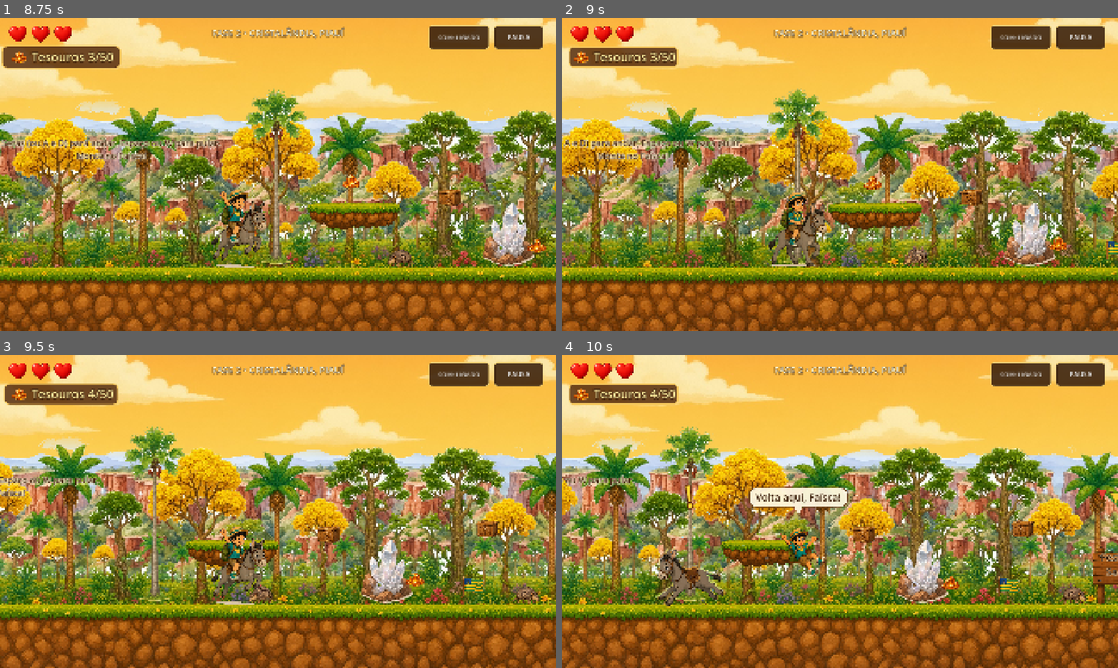
Above: before the commit, frames 1-4 (two rows, left to right).
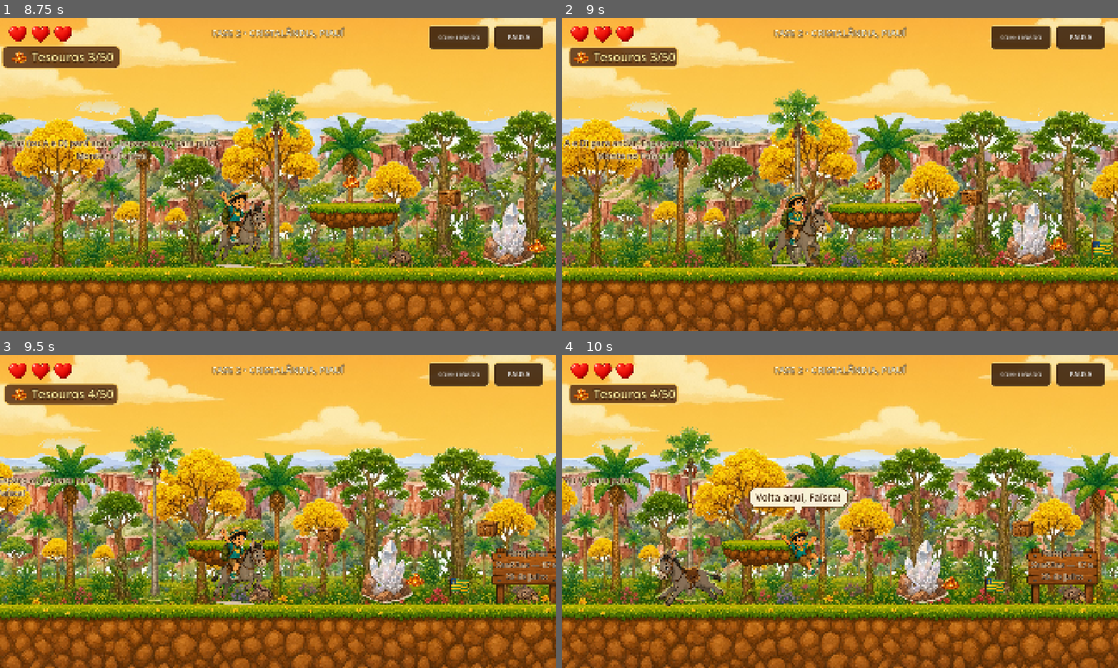
Above: after the commit, the same moments.

Repository: cristianodias920/tesouros-do-nordeste
Game: Godot game, scene res://scenes/Fase2_Cristalandia.tscn
The game is run twice, just before and just after one commit, with the same random seed, the same clock (stepped at 60 frames per second) and the same inputs. This scene is started directly instead of the project's main scene. Sound files missing from this copy of the repository are replaced by a short silence.
Inputs (mouse positions are in pixels of both pictures, inside the frame that each line leads up to):
- Up to frame 1 (8.75 s): click "SOM: LIGADO" at 0.5 s; click "PAUSA" at 1.25 s; click (378, 74) at 2 s; tap C (poder) at 2.75, 3.5, 3.6, 4.25, 5, 5.75, 5.85, 6.5, 8.1 s; move the mouse to (250, 237) at 2.77 s; hold Right (move_right) 2.78-4.28 s; tap X (action) at 2.85, 5.1, 7.35 s; click (250, 237) at 2.92 s; tap Space (jump) at 3.02, 3.77, 5.27, 6.02, 6.77, 8.27 s; move the mouse to (444, 221) at 3.52 s; move the mouse to (111, 127) at 4.27 s; hold Left (move_left) 4.28-6.53 s; tap V (trocar_poder) at 4.35, 6.6 s; move the mouse to (305, 174) at 5.02 s; click (305, 174) at 5.17 s; move the mouse to (194, 96) at 5.77 s; move the mouse to (400, 158) at 6.52 s; hold Right (move_right) from 6.53 s (still down); move the mouse to (166, 190) at 7.27 s; click (166, 190) at 7.42 s; move the mouse to (333, 105) at 8.02 s
- Up to frame 2 (9 s): keep holding Right (move_right); move the mouse to (812, 237) at 8.77 s; tap V (trocar_poder) at 8.85 s
- Up to frame 3 (9.5 s): keep holding Right (move_right); tap Space (jump) at 9.02 s
- Up to frame 4 (10 s): keep holding Right (move_right); move the mouse to (1006, 558) at 9.52 s; tap X (action) at 9.6 s; click (1006, 558) at 9.67 s; tap Space (jump) at 9.77 s

Frame 1 is identical in both runs. In frame 2, 0.2% of the frame differs, in the area x 95-100%, y 70-78%; in frame 3, 1.6%; in frame 4, 2.2%, in the area x 75-100%, y 61-80%.

Commit message:
feat(fase2): vozes do Zeca na Cristalândia (12 falas + historinha cris_h1..4, conferidas por transcrição); trio de forró com zabumba no lugar do banjo; placa 'Festejos de Sant'Ana — 17 a 26 de julho'; placas sem sobreposição (PC e celular) e textos que cabem; teste de sobreposição no DiagFase2

Diff:
--- a/scenes/Fase2_Cristalandia.tscn
+++ b/scenes/Fase2_Cristalandia.tscn
@@ -203,25 +203,25 @@
 [node name="CasasEsperanca" type="Sprite2D" parent="Decoracao"]
 texture = ExtResource("16_r")
 centered = false
-position = Vector2(9189, 510)
+position = Vector2(9309, 510)
 scale = Vector2(1.4, 1.4)
 
 [node name="GenteAcenando" type="Sprite2D" parent="Decoracao"]
 texture = ExtResource("17_r")
 centered = false
-position = Vector2(9678, 553)
+position = Vector2(9768, 553)
 scale = Vector2(0.8, 0.8)
 
 [node name="Roca" type="Sprite2D" parent="Decoracao"]
 texture = ExtResource("18_r")
 centered = false
-position = Vector2(9854, 415)
+position = Vector2(9924, 415)
 scale = Vector2(1.05, 1.05)
 
 [node name="MusicosEsperanca" type="Sprite2D" parent="Decoracao"]
 texture = ExtResource("19_r")
 centered = false
-position = Vector2(10150, 553)
+position = Vector2(10180, 553)
 scale = Vector2(0.8, 0.8)
 
 [node name="Aflor1" type="Sprite2D" parent="Decoracao"]
@@ -631,17 +631,17 @@
 position = Vector2(7750, 620)
 
 [node name="DoceBuriti1" parent="Tesouros" instance=ExtResource("26_r")]
-position = Vector2(8250, 690)
+position = Vector2(8210, 690)
 textura = ExtResource("27_r")
 nome = "Doce de buriti"
 
 [node name="DoceBuriti2" parent="Tesouros" instance=ExtResource("26_r")]
-position = Vector2(8360, 620)
+position = Vector2(8320, 620)
 textura = ExtResource("27_r")
 nome = "Doce de buriti"
 
 [node name="DoceBuriti3" parent="Tesouros" instance=ExtResource("26_r")]
-position = Vector2(8470, 690)
+position = Vector2(8430, 690)
 textura = ExtResource("27_r")
 nome = "Doce de buriti"
 
@@ -649,12 +649,12 @@
 position = Vector2(8930, 690)
 
 [node name="Sanfona1" parent="Tesouros" instance=ExtResource("26_r")]
-position = Vector2(9300, 680)
+position = Vector2(9330, 680)
 textura = ExtResource("28_r")
 nome = "Sanfona"
 
 [node name="Tambor1" parent="Tesouros" instance=ExtResource("26_r")]
-position = Vector2(9620, 680)
+position = Vector2(9660, 680)
 textura = ExtResource("29_r")
 nome = "Tambor"
 
@@ -800,13 +800,13 @@
 [node name="Checkpoints" type="Node2D" parent="."]
 
 [node name="Checkpoint1" parent="Checkpoints" instance=ExtResource("36_r")]
-position = Vector2(2450, 780)
+position = Vector2(2400, 780)
 
 [node name="Checkpoint2" parent="Checkpoints" instance=ExtResource("36_r")]
-position = Vector2(5250, 780)
+position = Vector2(5330, 780)
 
 [node name="Checkpoint3" parent="Checkpoints" instance=ExtResource("36_r")]
-position = Vector2(8600, 780)
+position = Vector2(8500, 780)
 
 [node name="Checkpoint4" parent="Checkpoints" instance=ExtResource("36_r")]
 position = Vector2(11950, 780)
@@ -855,11 +855,11 @@
 texto = "Bem-vindo a Cristalândia do Piauí"
 
 [node name="Placa2" parent="Placas" instance=ExtResource("42_r")]
-position = Vector2(2860, 780)
-texto = "Festejos de Sant'Ana"
+position = Vector2(2635, 780)
+texto = "Festejos de Sant'Ana — 17 a 26 de julho"
 
 [node name="Placa3" parent="Placas" instance=ExtResource("42_r")]
-position = Vector2(3560, 780)
+position = Vector2(2990, 780)
 texto = "Igreja Matriz de Sant'Ana"
 
 [node name="Placa4" parent="Placas" instance=ExtResource("42_r")]
@@ -867,7 +867,7 @@
 texto = "Capelinha de N. Sra. Sant'Ana"
 
 [node name="Placa5" parent="Placas" instance=ExtResource("42_r")]
-position = Vector2(4790, 780)
+position = Vector2(5070, 780)
 texto = "Artesanato de couro e cristal"
 
 [node name="Placa6" parent="Placas" instance=ExtResource("42_r")]
@@ -890,26 +890,18 @@
 altura = 250
 
 [node name="PlacaEsperanca" parent="Placas" instance=ExtResource("43_r")]
-position = Vector2(8930, 780)
+position = Vector2(8960, 780)
 titulo = "Comunidade Esperança"
-texto = "Comunidade quilombola! A certificação foi celebrada em 14 de julho de 2024, junto com Mandacaru, Mocambinho e Cocos."
-largura = 620
-altura = 320
-
-[node name="Placa8" parent="Placas" instance=ExtResource("42_r")]
-position = Vector2(10150, 780)
-texto = "Samba de roda, tambor e sanfona"
-
-[node name="Placa9" parent="Placas" instance=ExtResource("42_r")]
-position = Vector2(10680, 780)
-texto = "Veios de cristal"
+texto = "Comunidade quilombola! A certificação foi celebrada em 14 de julho de 2024, com Mandacaru, Mocambinho e Cocos. Samba de roda, tambor e sanfona marcam a cultura das comunidades."
+largura = 680
+altura = 400
 
 [node name="PlacaParede" parent="Placas" instance=ExtResource("42_r")]
-position = Vector2(10760, 780)
+position = Vector2(10720, 780)
 texto = "Cristais fecham a passagem!"
 
 [node name="PlacaExtremoSul" parent="Placas" instance=ExtResource("43_r")]
-position = Vector2(15330, 480)
+position = Vector2(15150, 480)
 titulo = "Chapada da Limpeza"
 texto = "O ponto mais ao sul do Piauí, na nascente do Riacho Serrito."
 largura = 560
@@ -963,9 +955,9 @@
 fala = "cris_extremo_sul"
 
 [node name="BandeirolasChegada" type="Node2D" parent="Decoracao"]
-position = Vector2(15380, 180)
+position = Vector2(15480, 180)
 script = ExtResource("14_r")
-largura = 360
+largura = 300
 barriga = 40
 cores = PackedColorArray(0.9, 0.25, 0.2, 1, 0.98, 0.8, 0.2, 1, 0.2, 0.55, 0.3, 1, 0.2, 0.45, 0.85, 1)
 
--- a/scripts/Fase2.gd
+++ b/scripts/Fase2.gd
@@ -41,13 +41,12 @@
 	var dica: Label = get_node_or_null("Placas/DicaTutorial")
 	if dica:
 		dica.text = TXT_TUTORIAL_TOQUE if GameManager.celular else TXT_TUTORIAL_TECLADO
-	var tecla: String = "o botão do chapéu" if GameManager.celular else "C"
 	var p1 = get_node_or_null("Placas/PlacaPrimeiroCristal")
 	if p1:
-		p1.get_node("Label").text = ("Cristal! Toque no botão do chapéu" if GameManager.celular else "Cristal! Aperte C: o chapéu quebra")
+		p1.get_node("Label").text = ("Cristal! Use o botão do chapéu" if GameManager.celular else "Cristal! Aperte C")
 	var p2 = get_node_or_null("Placas/PlacaParede")
 	if p2:
-		p2.get_node("Label").text = "Cristais na frente! Arremesse o chapéu (%s)" % tecla
+		p2.get_node("Label").text = "Cristais! Use o botão do chapéu" if GameManager.celular else "Cristais! Arremesse o chapéu (C)"
 
 func _textos_maiores() -> void:
 	# Celular: placas, dicas e balões maiores (igual à Fase 1)
Not shown, added: audio/historia/cris_h1.ogg.import
Not shown, added: audio/historia/cris_h2.ogg.import
Not shown, added: audio/historia/cris_h3.ogg.import
Not shown, added: audio/historia/cris_h4.ogg.import
Not shown, added: audio/voz/cris_buriti_doce.ogg.import
Not shown, added: audio/voz/cris_chapeu_pega.ogg.import
Not shown, added: audio/voz/cris_cristais.ogg.import
Not shown, added: audio/voz/cris_cristal_dica.ogg.import
Not shown, added: audio/voz/cris_esperanca.ogg.import
Not shown, added: audio/voz/cris_extremo_sul.ogg.import
Not shown, added: audio/voz/cris_festejo.ogg.import
Not shown, added: audio/voz/cris_igreja.ogg.import
(and 22 more such lines)
